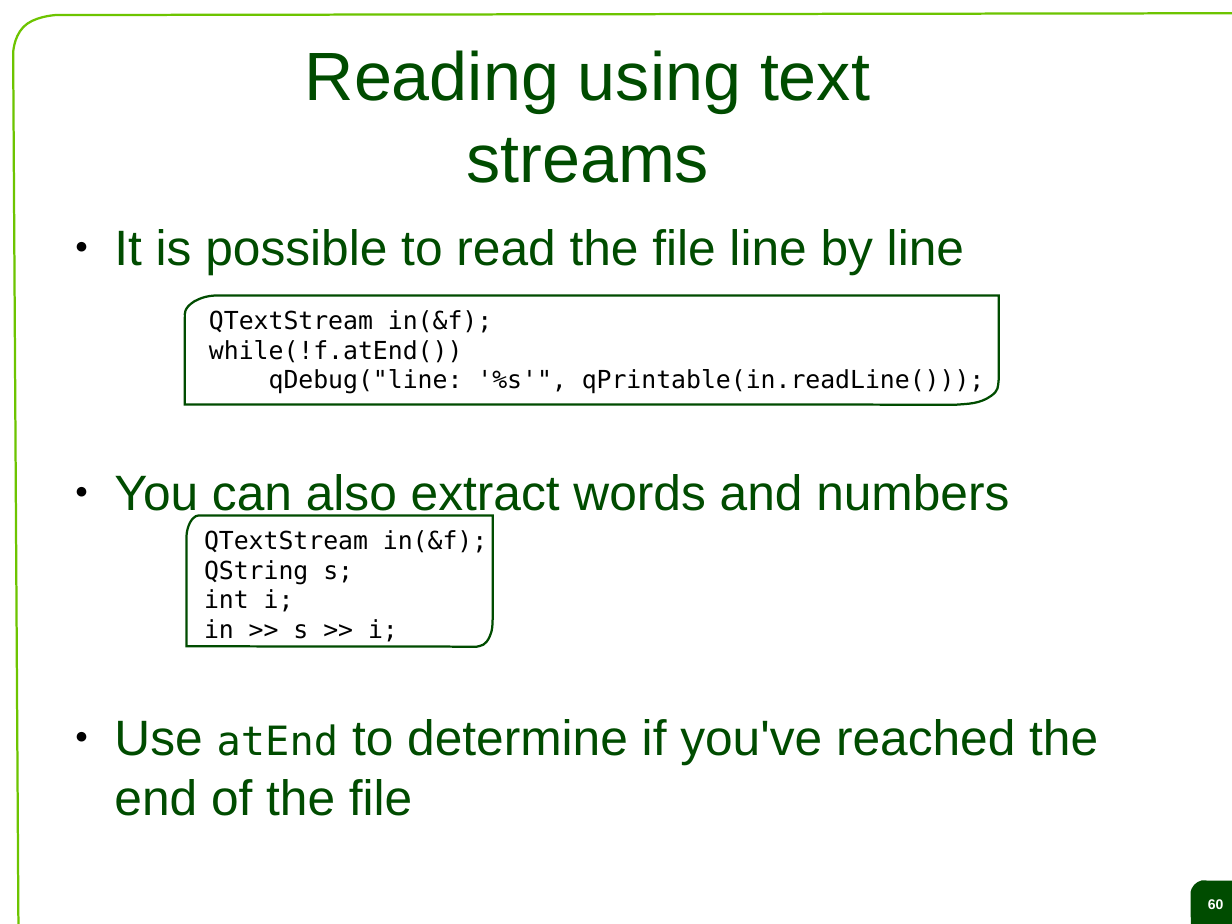
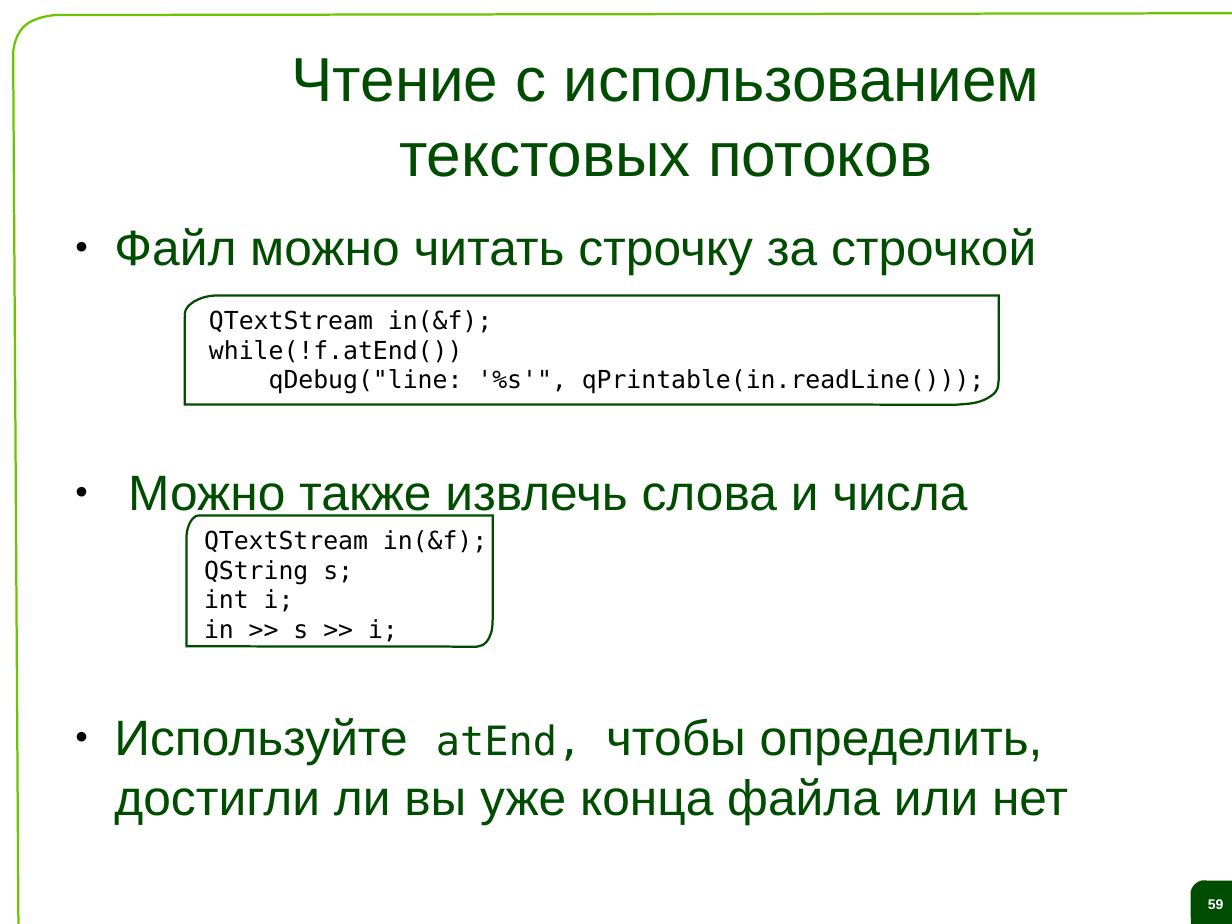
Before and after one commit to saa/qecm, a slide deck: slide 59 of Lectures and Exercises/L04 - Datatypes collections and files/L4 Slides.odp (slide 60 before the commit). Drawn at 1232x924 pixels with LibreOffice and Linux fonts; fonts in the diff are those of the drawing; background and template pictures are left out. Boxes give left, top, right and bottom in pixels: in the first picture for what was removed or moved away, otherwise in the second. Text is boxed around its words. In the diff, an @@ line names an element or a change of style, - is before the commit and + after.

```diff
--- a/Lectures and Exercises/L04 - Datatypes collections and files/L4 Slides.odp
+++ b/Lectures and Exercises/L04 - Datatypes collections and files/L4 Slides.odp
@@ title added at (x1=292, y1=58, x2=1040, y2=177), 40 pt, text #004C00 @@
+Чтение с использованием текстовых потоков
@@ title removed at (x1=305, y1=50, x2=870, y2=183) @@
-Reading using text streams
@@ text at (x1=114, y1=228, x2=1068, y2=824): text changed @@
-● It is possible to read the file line by line
-● You can also extract words and numbers
-● Use atEnd to determine if you've reached the end of the file
+● Файл можно читать строчку за строчкой
+● Можно также извлечь слова и числа
+● Используйте atEnd, чтобы определить, достигли ли вы уже конца файла или нет
@@ page number at (x1=1208, y1=899, x2=1224, y2=909): text changed @@
-60
+59
```
Also in this commit, not shown: 23 other slides changed, 40 slides added, 41 slides removed.
